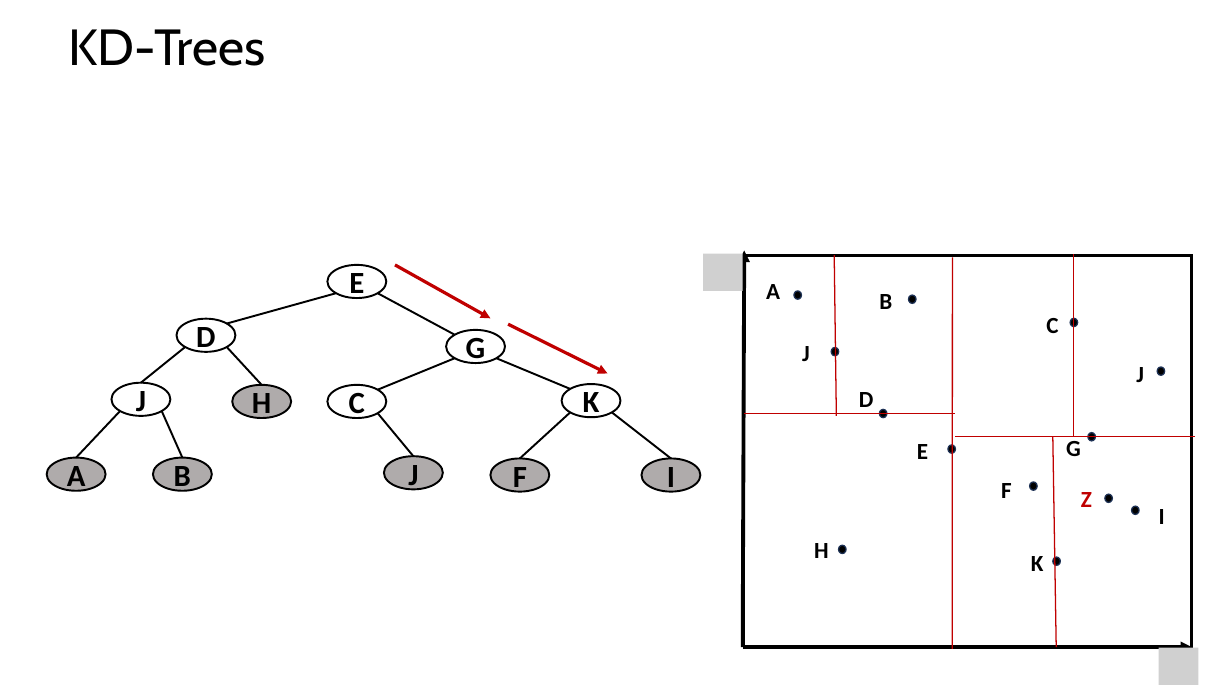
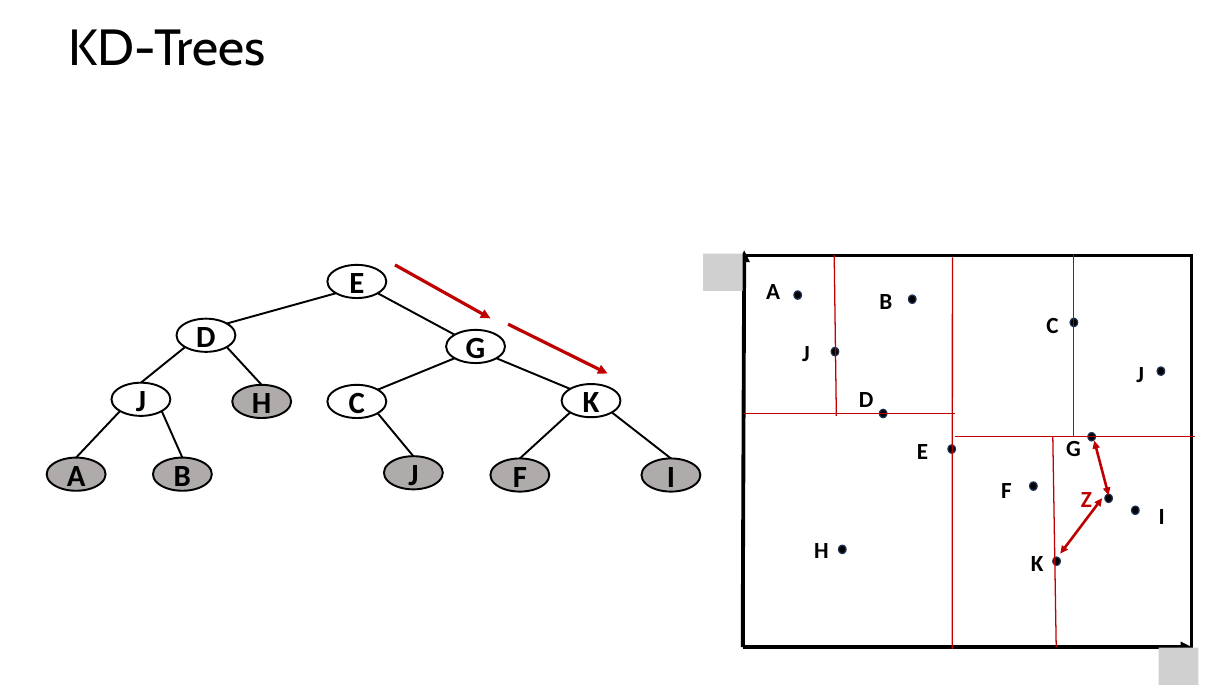
Before and after one commit to StephenElston/CSCI-E-108, a slide deck: slide 13 of slides/5_HighDimensionalSlimilarity_LSH.pptx. Drawn at 1232x693 pixels with LibreOffice and Linux fonts; fonts in the diff are those of the drawing; grey boxes stand for pictures. Boxes give left, top, right and bottom in pixels: in the first picture for what was removed or moved away, otherwise in the second. Text is boxed around its words. In the diff, an @@ line names an element or a change of style, - is before the commit and + after.

```diff
--- a/slides/5_HighDimensionalSlimilarity_LSH.pptx
+++ b/slides/5_HighDimensionalSlimilarity_LSH.pptx
@@ double arrow added from (1094, 441) to (1109, 495), #C00000 2 pt @@
@@ double arrow added from (1061, 554) to (1103, 498), #C00000 2 pt @@
```
Also in this commit, not shown: 8 other slides changed, 2 slides added, 2 slides removed.
